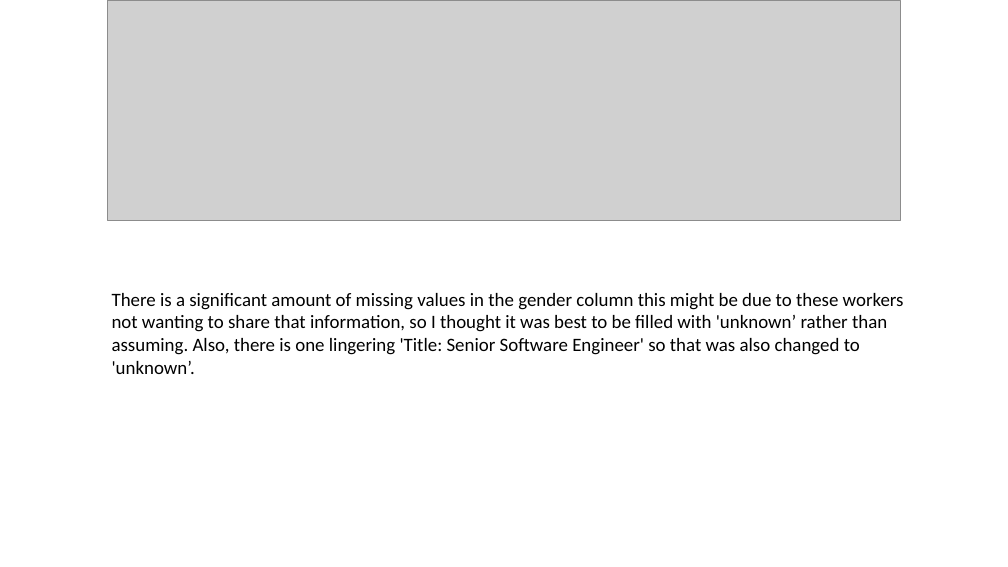
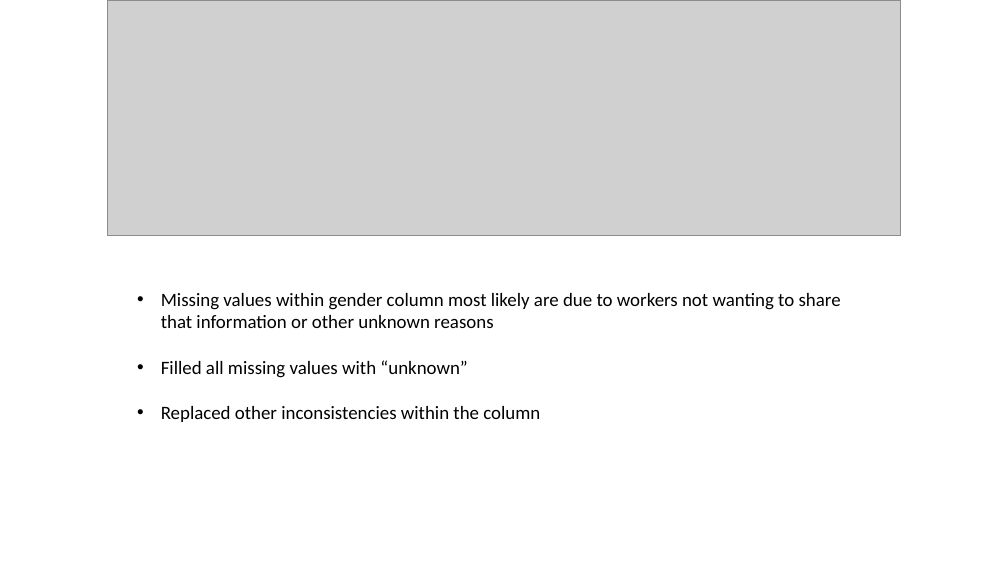
Before and after one commit to SpencerReno/Project_two, a slide deck: slide 6 of Presentation/Salary Prediction Cleaning.pptx. Drawn at 1008x567 pixels with LibreOffice and Linux fonts; fonts in the diff are those of the drawing; grey boxes stand for pictures. Boxes give left, top, right and bottom in pixels: in the first picture for what was removed or moved away, otherwise in the second. Text is boxed around its words. In the diff, an @@ line names an element or a change of style, - is before the commit and + after.

```diff
--- a/Presentation/Salary Prediction Cleaning.pptx
+++ b/Presentation/Salary Prediction Cleaning.pptx
@@ picture: place and size @@
-picture at [108, 0, 901, 221]
+picture at [108, 0, 901, 236]
@@ text at [161, 293, 841, 422]: text changed @@
-There is a significant amount of missing values in the gender column this might be due to these workers not wanting to share that information, so I thought it was best to be filled with 'unknown’ rather than assuming. Also, there is one lingering 'Title: Senior Software Engineer' so that was also changed to 'unknown’.
+• Missing values within gender column most likely are due to workers not wanting to share that information or other unknown reasons
+• Filled all missing values with “unknown”
+• Replaced other inconsistencies within the column
```
Also in this commit, not shown: 8 other slides changed.
